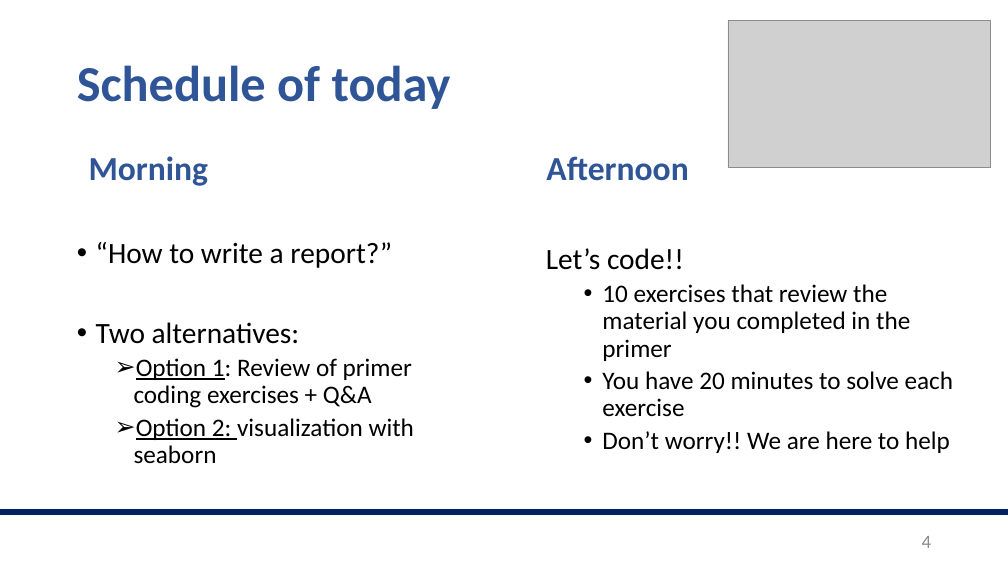
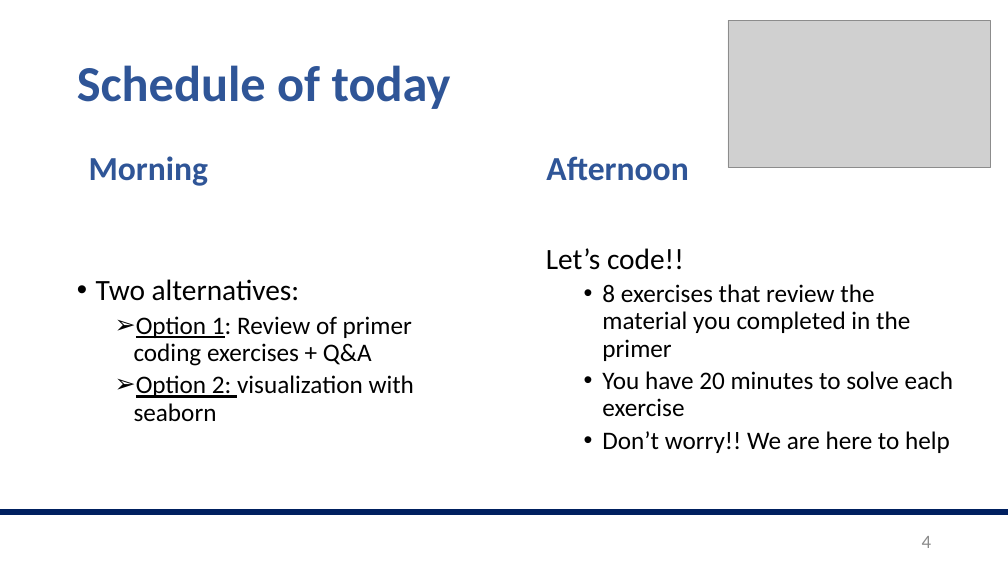
Before and after one commit to valegiunchiglia/2022-Module3-ImperialCollege, a slide deck: slide 4 of Day1/Day1.pptx. Drawn at 1008x567 pixels with LibreOffice and Linux fonts; fonts in the diff are those of the drawing; grey boxes stand for pictures. Boxes give left, top, right and bottom in pixels: in the first picture for what was removed or moved away, otherwise in the second. Text is boxed around its words. In the diff, an @@ line names an element or a change of style, - is before the commit and + after.

Commit message:
day1material

```diff
--- a/Day1/Day1.pptx
+++ b/Day1/Day1.pptx
@@ text at (96,242,392,268): paragraph removed @@
-• “How to write a report?”
@@ text at (602,284,910,361): text changed @@
-  • 10 exercises that review the material you completed in the primer
+  • 8 exercises that review the material you completed in the primer
```
Also in this commit, not shown: 1 other slide changed, 6 other files.
